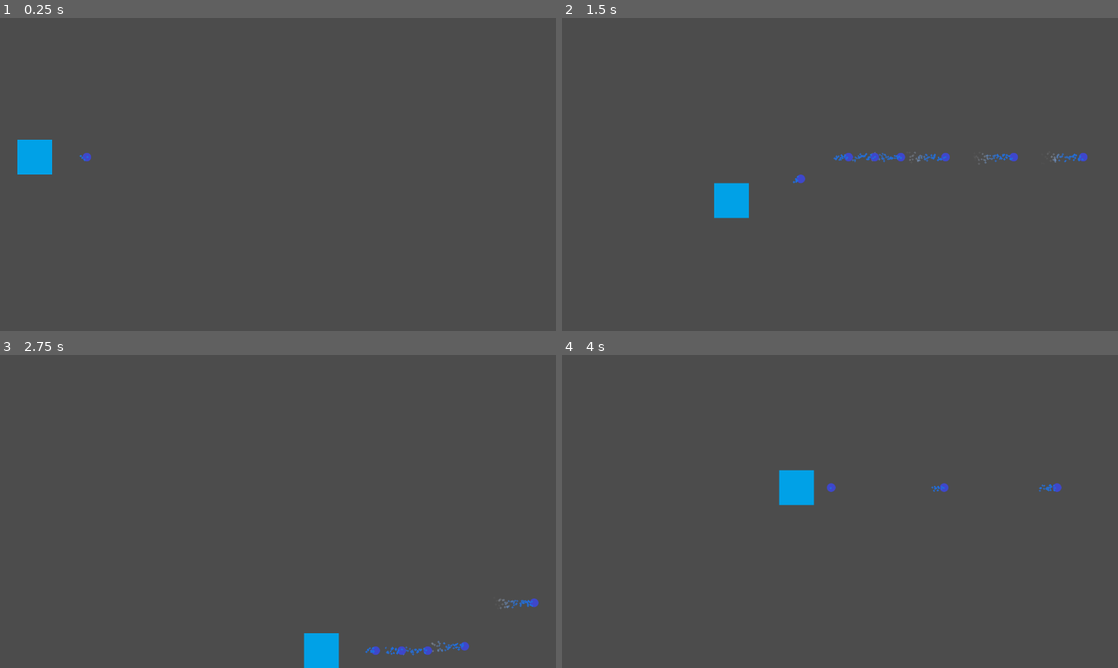
Above: before the commit, frames 1-4 (two rows, left to right).
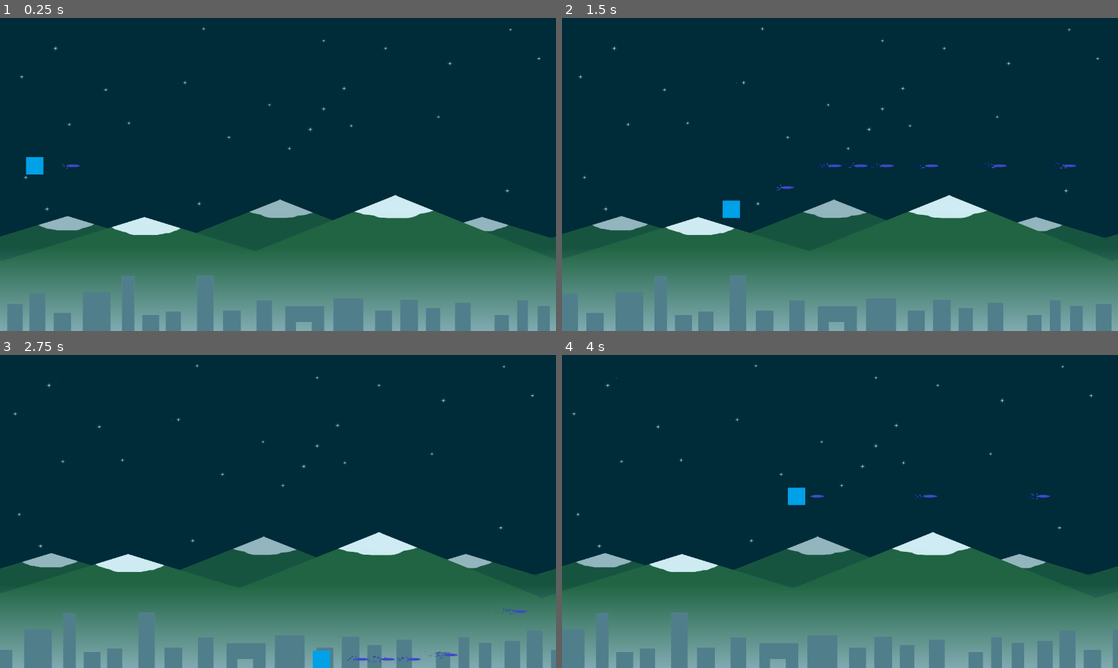
Above: after the commit, the same moments.

Repository: Gaetz/gd-Schmup
Game: Godot game, scene res://Main.tscn
Two runs of this game, one before a commit and one after it. Both use one fixed random seed, a clock stepped at 60 frames per second and the inputs below.
Inputs:
- Up to frame 1 (0.25 s): no input
- Up to frame 2 (1.5 s): hold Right (ui_right) 0.53-1.28 s; hold Down (ui_down) from 1.28 s (still down)
- Up to frame 3 (2.75 s): release Down (ui_down) at 2.03 s; hold Right (ui_right) from 2.03 s (still down)
- Up to frame 4 (4 s): release Right (ui_right) at 2.78 s; hold Up (ui_up) 2.78-3.53 s; hold Left (ui_left) from 3.53 s (still down)

The runs differ from the first frame. In frame 1, 100% of the frame differs, in the area x 0-100%, y 0-100%; in frame 2, 100%; in frame 3, 100%; in frame 4, 100%.

Commit message:
Background paralaxes

Diff:
--- /dev/null
+++ b/Background.gd
@@ -0,0 +1,4 @@
+extends ParallaxBackground
+
+func _process(delta):
+	scroll_offset += Vector2(-1, 0)
--- /dev/null
+++ b/Background.tscn
@@ -0,0 +1,61 @@
+[gd_scene load_steps=5 format=2]
+
+[ext_resource path="res://Background.gd" type="Script" id=1]
+[ext_resource path="res://sprites/parallax_sky.png" type="Texture" id=2]
+[ext_resource path="res://sprites/parallax_mountain.png" type="Texture" id=3]
+[ext_resource path="res://sprites/parallax_city.png" type="Texture" id=4]
+
+[node name="ParallaxBackground" type="ParallaxBackground"]
+
+layer = -1
+offset = Vector2( 0, 0 )
+rotation = 0.0
+scale = Vector2( 1, 1 )
+transform = Transform2D( 1, 0, 0, 1, 0, 0 )
+scroll_offset = Vector2( 0, 0 )
+scroll_base_offset = Vector2( 0, 0 )
+scroll_base_scale = Vector2( 1, 1 )
+scroll_limit_begin = Vector2( 0, 0 )
+scroll_limit_end = Vector2( 0, 0 )
+scroll_ignore_camera_zoom = false
+script = ExtResource( 1 )
+_sections_unfolded = [ "Scroll" ]
+
+[node name="Sky" type="ParallaxLayer" parent="." index="0"]
+
+motion_scale = Vector2( 0.1, 1 )
+motion_offset = Vector2( 0, 0 )
+motion_mirroring = Vector2( 1280, 0 )
+_sections_unfolded = [ "Motion" ]
+
+[node name="Sprite" type="Sprite" parent="Sky" index="0"]
+
+texture = ExtResource( 2 )
+centered = false
+region_rect = Rect2( 0, 0, 10000, 720 )
+_sections_unfolded = [ "Offset", "Region" ]
+
+[node name="Mountains" type="ParallaxLayer" parent="." index="1"]
+
+motion_scale = Vector2( 0.25, 1 )
+motion_offset = Vector2( 0, 0 )
+motion_mirroring = Vector2( 1280, 0 )
+_sections_unfolded = [ "Motion" ]
+
+[node name="Sprite" type="Sprite" parent="Mountains" index="0"]
+
+texture = ExtResource( 3 )
+centered = false
+_sections_unfolded = [ "Offset" ]
+
+[node name="City" type="ParallaxLayer" parent="." index="2"]
+
+motion_scale = Vector2( 0.9, 1 )
+motion_offset = Vector2( 0, 0 )
+motion_mirroring = Vector2( 1280, 0 )
+_sections_unfolded = [ "Motion" ]
+
+[node name="Sprite" type="Sprite" parent="City" index="0"]
+
+texture = ExtResource( 4 )
+centered = false
--- a/Bullet.tscn
+++ b/Bullet.tscn
@@ -11,8 +11,8 @@
 
 [sub_resource type="Gradient" id=2]
 
-offsets = PoolRealArray( 0, 0.473373, 0.869823, 1 )
-colors = PoolColorArray( 0.122498, 0.432463, 0.871094, 1, 0.167313, 0.445783, 0.839844, 0.65387, 0.943864, 0.962637, 0.989203, 0.0543944, 1, 1, 1, 0.0110588 )
+offsets = PoolRealArray( 0, 0.159763, 0.248521, 0.402367, 1 )
+colors = PoolColorArray( 0.292969, 0.342957, 0.75, 1, 0.0835876, 0.211561, 0.648438, 0.651961, 0, 0.0390625, 1, 0.193373, 0, 0.119141, 0.476563, 0.0543944, 0, 0.0180664, 0.289063, 0 )
 
 [sub_resource type="GradientTexture" id=3]
 
@@ -25,14 +25,14 @@
 render_priority = 0
 trail_divisor = 1
 emission_shape = 1
-emission_sphere_radius = 6.0
+emission_sphere_radius = 10.0
 flag_align_y = false
 flag_rotate_y = false
 flag_disable_z = true
-spread = 8.0
+spread = 10.0
 flatness = 0.0
 gravity = Vector3( 0, 0, 0 )
-initial_velocity = 90.0
+initial_velocity = 120.0
 initial_velocity_random = 0.0
 angular_velocity = 0.0
 angular_velocity_random = 0.0
@@ -58,10 +58,11 @@
 anim_offset = 0.0
 anim_offset_random = 0.0
 anim_loop = false
-_sections_unfolded = [ "Angle", "Animation", "Color", "Emission Shape", "Initial Velocity", "Radial Accel", "Spread" ]
+_sections_unfolded = [ "Color", "Initial Velocity" ]
 
 [node name="Bullet" type="Area2D" index="0"]
 
+scale = Vector2( 0.4, 0.3 )
 input_pickable = true
 gravity_vec = Vector2( 0, 1 )
 gravity = 98.0
@@ -70,12 +71,16 @@
 audio_bus_override = false
 audio_bus_name = "Master"
 script = ExtResource( 1 )
+_sections_unfolded = [ "Transform" ]
 speed = 800
 special_bullet = false
 
 [node name="Sprite" type="Sprite" parent="." index="0"]
 
+position = Vector2( 20, 0 )
+scale = Vector2( 4, 1 )
 texture = ExtResource( 2 )
+_sections_unfolded = [ "Transform" ]
 
 [node name="CollisionShape2D" type="CollisionShape2D" parent="." index="1"]
 
@@ -83,8 +88,8 @@
 
 [node name="Particles2D" type="Particles2D" parent="." index="2"]
 
-position = Vector2( -3.682, 0.732119 )
-scale = Vector2( -1, 1 )
+position = Vector2( -9.09305, -0.122252 )
+scale = Vector2( -2, 2 )
 emitting = true
 amount = 50
 lifetime = 1.0
--- a/Main.tscn
+++ b/Main.tscn
@@ -1,7 +1,12 @@
-[gd_scene load_steps=2 format=2]
+[gd_scene load_steps=3 format=2]
 
 [ext_resource path="res://Player.tscn" type="PackedScene" id=1]
+[ext_resource path="res://Background.tscn" type="PackedScene" id=2]
 
-[node name="Node2D" type="Node2D"]
+[node name="Node2D" type="Node2D" index="0"]
 
 [node name="Player" parent="." index="0" instance=ExtResource( 1 )]
+
+scale = Vector2( 0.5, 0.5 )
+
+[node name="ParallaxBackground" parent="." index="1" instance=ExtResource( 2 )]
--- a/Player.gd
+++ b/Player.gd
@@ -2,12 +2,12 @@
 
 signal hit
 
-export (int) var max_speed = 500
-export (int) var acceleration = 30
-export (int) var deceleration_factor = 0.85
+export (float) var max_speed = 500
+export (float) var acceleration = 30
+export (float) var deceleration_factor = 0.85
 export (int) var lives = 1
 export (int) var damage = 1
-export (int) var cooldown = 0.2
+export (float) var cooldown = 0.2
 export (PackedScene) var Bullet
 
 var speed = 0
@@ -18,7 +18,7 @@
 
 func _ready():
 	screen_size = get_viewport_rect().size
-	sprite_size = $Sprite.texture.get_size()
+	sprite_size = $Sprite.texture.get_size() * scale
 	position = Vector2(80, screen_size.y / 2 - sprite_size.y / 2)
 
 func start():
Binary file added: sprites/parallax_city.png
Not shown, added: sprites/parallax_city.png.import
Binary file added: sprites/parallax_mountain.png
Not shown, added: sprites/parallax_mountain.png.import
Binary file added: sprites/parallax_sky.png
Not shown, added: sprites/parallax_sky.png.import
Not shown, added: parallax_mountain.kra
Not shown, added: parallax_mountain.kra~
Not shown, added: sprites/parallax_mountain.png~
